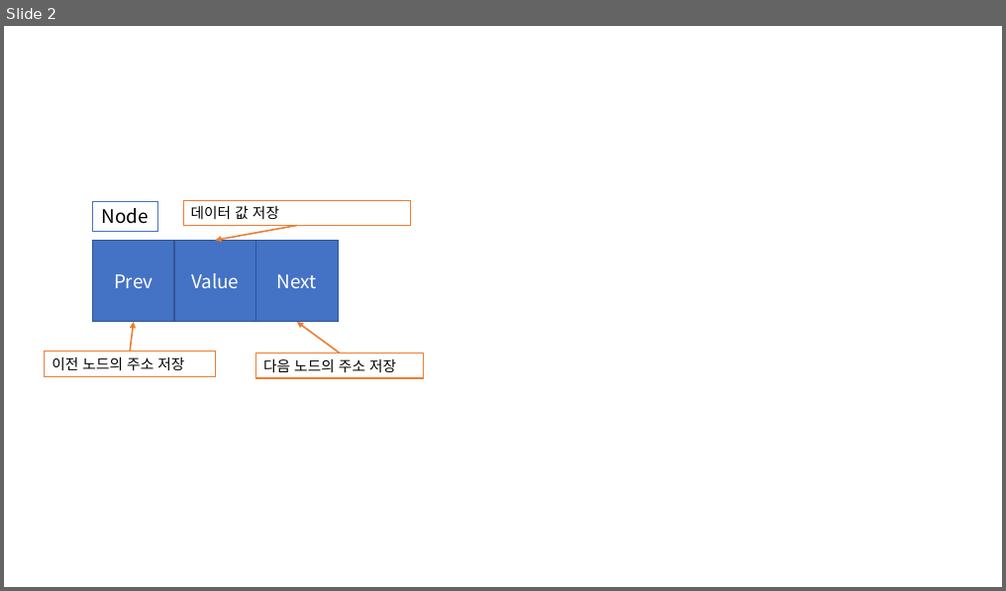
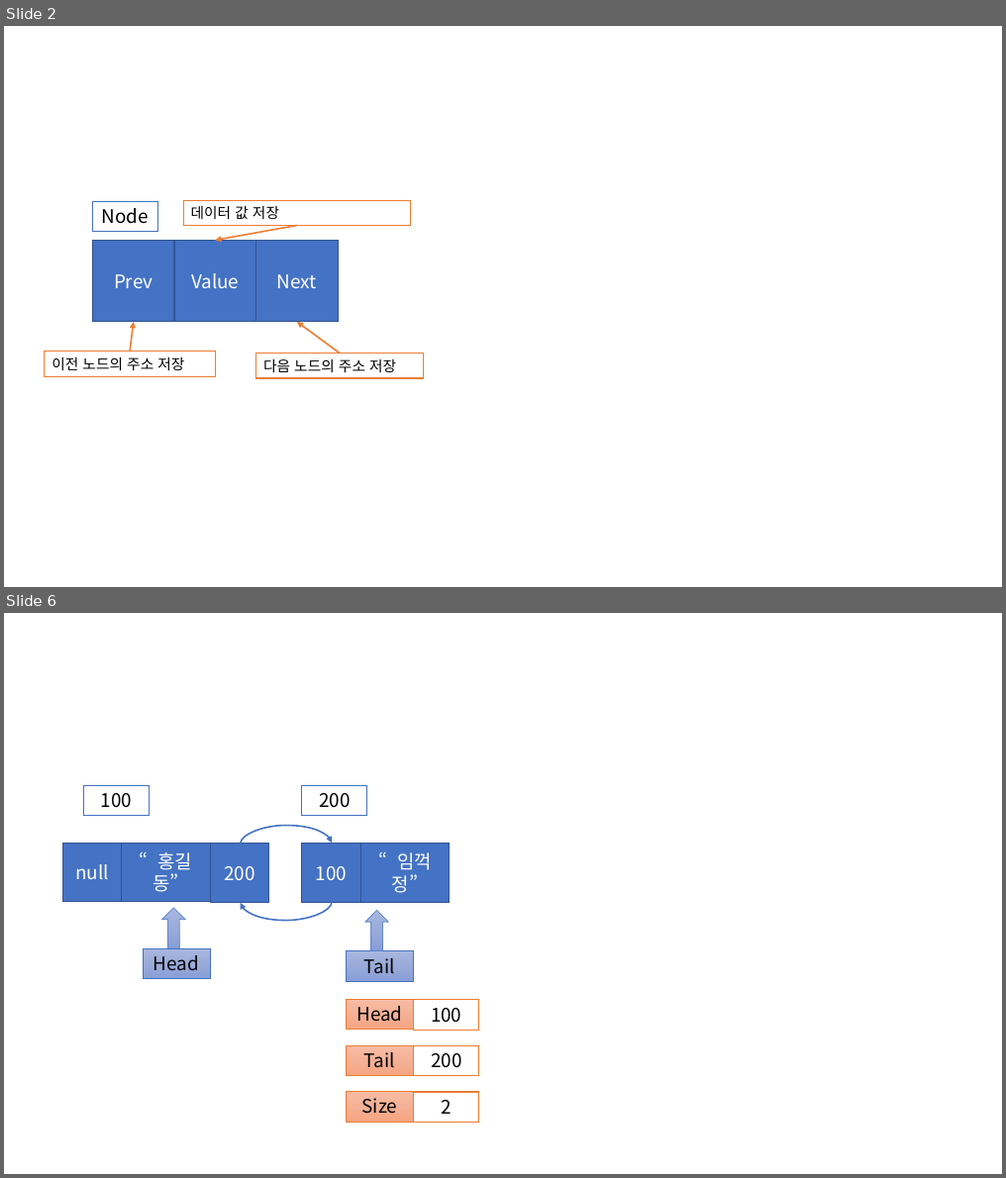
Before and after one commit to Dingadung/2022-study-workspace, a slide deck: study-note/자바/2022-08-01 내용정리 .pptx. Shown one above the other, each under a label of ours: slide 2 before the commit, slides 2 and 6 after it; the slides between them are not shown. The pictures are 1006x591 and 1006x1178 pixels, drawn with LibreOffice and Linux fonts; fonts in the diff are those of the drawing. Boxes give left, top, right and bottom in pixels: in the first picture for what was removed or moved away, otherwise in the second. Text is boxed around its words. In the diff, an @@ line names an element or a change of style, - is before the commit and + after.

```diff
--- a/study-note/자바/2022-08-01 내용정리 .pptx
+++ b/study-note/자바/2022-08-01 내용정리 .pptx
@@ slide 6 added at (4, 613, 1002, 1174), background #FFFFFF @@
@@ rectangle added at (83, 786, 149, 816), fill #FFFFFF, outline #4472C4 1 pt, 18 pt, text #000000 @@
+100
@@ rectangle added at (302, 786, 367, 816), fill #FFFFFF, outline #4472C4 1 pt, 18 pt, text #000000 @@
+200
@@ rectangle added at (62, 843, 122, 902), fill #4472C4, outline #325491 1 pt, 18 pt, text #FFFFFF @@
+null
@@ rectangle added at (122, 843, 210, 902), fill #4472C4, outline #325491 1 pt, 18 pt, text #FFFFFF @@
+“홍길동”
@@ rectangle added at (211, 844, 269, 903), fill #4472C4, outline #325491 1 pt, 18 pt, text #FFFFFF @@
+200
@@ curved arrow added from (241, 845) to (332, 843), #4472C4 1.5 pt @@
@@ rectangle added at (302, 844, 361, 903), fill #4472C4, outline #325491 1 pt, 18 pt, text #FFFFFF @@
+100
@@ rectangle added at (361, 844, 450, 903), fill #4472C4, outline #325491 1 pt, 18 pt, text #FFFFFF @@
+“임꺽정”
@@ up arrow added at (162, 908, 185, 949), fill gradient #A8B7DF to #9AABD9 to #889ED7, outline #4472C4 0.5 pt @@
@@ curved arrow added from (332, 902) to (241, 903), #4472C4 1.5 pt @@
@@ up arrow added at (365, 910, 389, 951), fill gradient #A8B7DF to #9AABD9 to #889ED7, outline #4472C4 0.5 pt @@
@@ rectangle added at (143, 949, 211, 978), fill gradient #A8B7DF to #9AABD9 to #889ED7, outline #4472C4 0.5 pt, 18 pt, text #000000 @@
+Head
@@ rectangle added at (347, 952, 414, 981), fill gradient #A8B7DF to #9AABD9 to #889ED7, outline #4472C4 0.5 pt, 18 pt, text #000000 @@
+Tail
@@ rectangle added at (347, 999, 414, 1029), fill gradient #F7BDA5 to #F5B196 to #F8A582, outline #ED7D31 0.5 pt, 18 pt, text #000000 @@
+Head
@@ rectangle added at (414, 1000, 478, 1030), fill #FFFFFF, outline #ED7D31 1 pt, 18 pt, text #000000 @@
+100
@@ rectangle added at (347, 1046, 414, 1075), fill gradient #F7BDA5 to #F5B196 to #F8A582, outline #ED7D31 0.5 pt, 18 pt, text #000000 @@
+Tail
@@ rectangle added at (414, 1046, 478, 1075), fill #FFFFFF, outline #ED7D31 1 pt, 18 pt, text #000000 @@
+200
@@ rectangle added at (347, 1091, 414, 1121), fill gradient #F7BDA5 to #F5B196 to #F8A582, outline #ED7D31 0.5 pt, 18 pt, text #000000 @@
+Size
@@ rectangle added at (414, 1092, 478, 1122), fill #FFFFFF, outline #ED7D31 1 pt, 18 pt, text #000000 @@
+2
```
Also in this commit, not shown: 2 slides changed, 6 other slides added, 4 other files.
